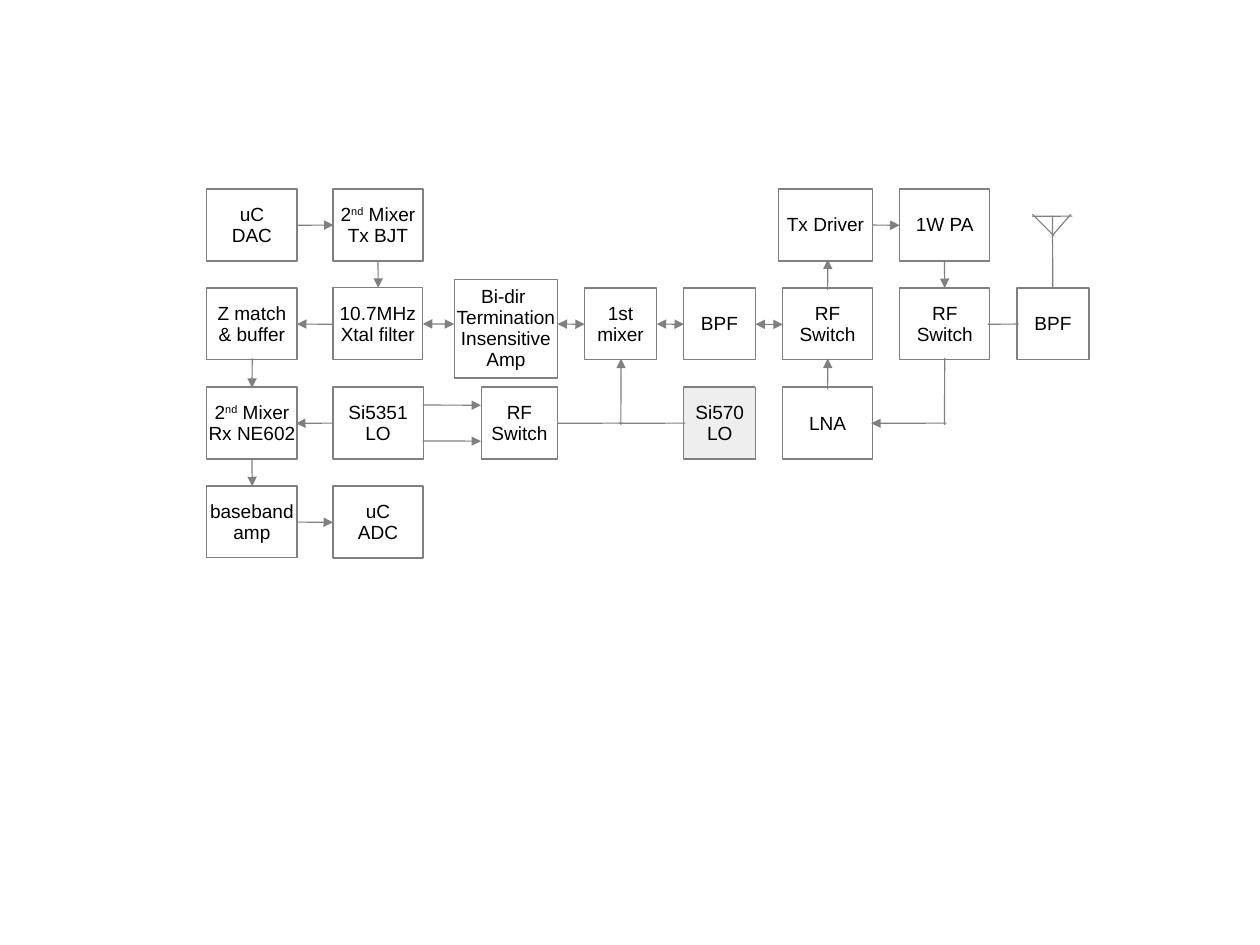
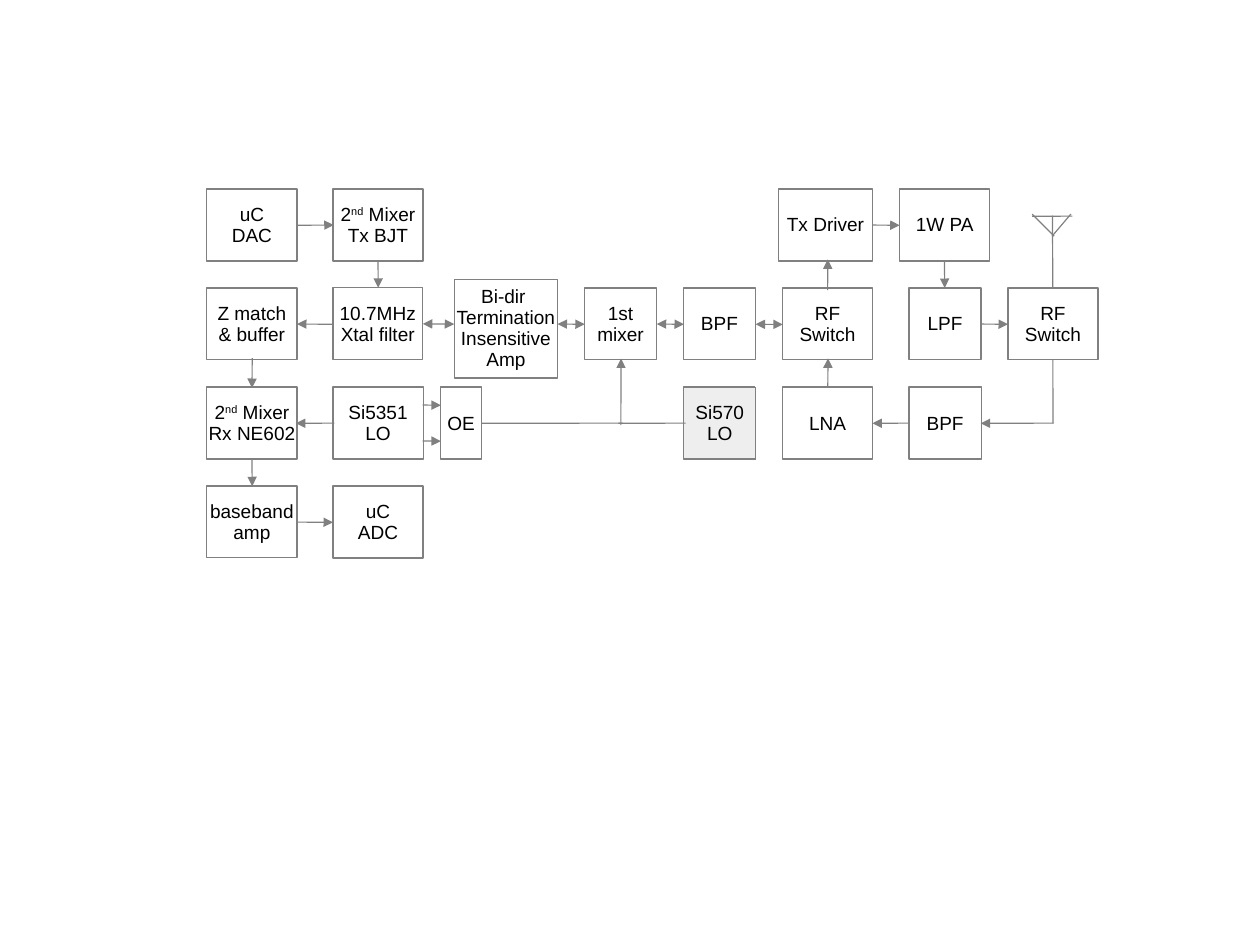
Before and after one commit to svn2github/SM2000, a slide deck: slide 3 of doc/sm201- Block Diagram v0.1.ppt. Drawn at 1260x945 pixels with LibreOffice and Linux fonts; fonts in the diff are those of the drawing. Boxes give left, top, right and bottom in pixels: in the first picture for what was removed or moved away, otherwise in the second. Text is boxed around its words. In the diff, an @@ line names an element or a change of style, - is before the commit and + after.

```diff
--- a/doc/sm201- Block Diagram v0.1.ppt
+++ b/doc/sm201- Block Diagram v0.1.ppt
@@ rectangle added at (909,288,981,360), fill #FFFFFF, outline #808080 0.74 pt, 12 pt, text #000000 @@
+LPF
@@ rectangle "RF": place and size @@
-rectangle "RF" at (900,288,990,360)
+rectangle "RF" at (1008,288,1099,360)
@@ line moved from (1019, 325) - (989, 325) to (981, 325) - (1008, 325) @@
@@ line (981, 325) - (1008, 325): line to arrow @@
@@ rectangle added at (441,388,483,460), fill #FFFFFF, outline #808080 0.74 pt, 12 pt, text #000000 @@
+OE
@@ rectangle removed at (481,388,558,460) @@
-RF
-Switch
@@ rectangle "BPF": place and size @@
-rectangle "BPF" at (1018,288,1090,360)
+rectangle "BPF" at (909,388,981,460)
@@ line moved from (944, 424) - (946, 359) to (1053, 360) - (1053, 423) @@
@@ arrow moved from (423, 405) - (481, 406) to (423, 405) - (441, 406) @@
@@ arrow moved from (423, 441) - (481, 441) to (423, 441) - (441, 441) @@
@@ line moved from (622, 423) - (557, 423) to (622, 423) - (481, 423) @@
@@ arrow added from (909, 423) to (872, 423), #808080 0.74 pt @@
@@ arrow moved from (947, 423) - (871, 423) to (1053, 423) - (981, 423) @@
```
Also in this commit, not shown: 2 other files.
